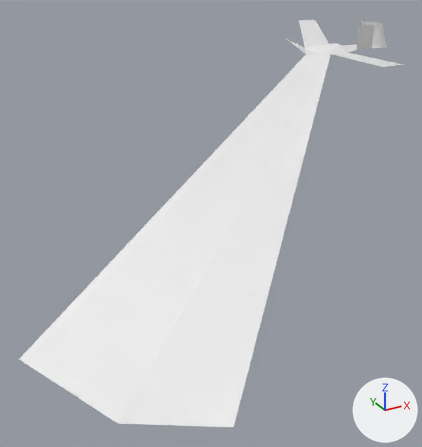
An edit to the Blender file Zeldo/Content/Meshes/Triangle.blend, drawn before and after from the same camera.
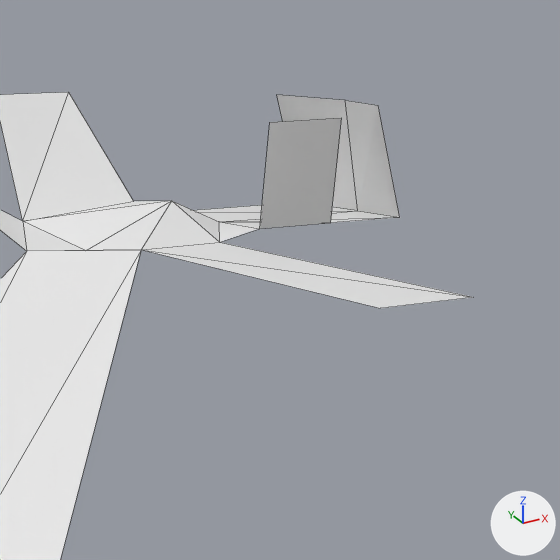
Each version is shown whole from a 50 mm lens placed at (-84.0, -104.1, 17.5), pointed at (-35.5, -15.9, -26.6), then close up on the part from 71% to 100% of the width and 0% to 27% of the height. Arrows for +X, +Y and +Z are at lower right; the lights stay in place. The close-ups show mesh edges as thin lines.
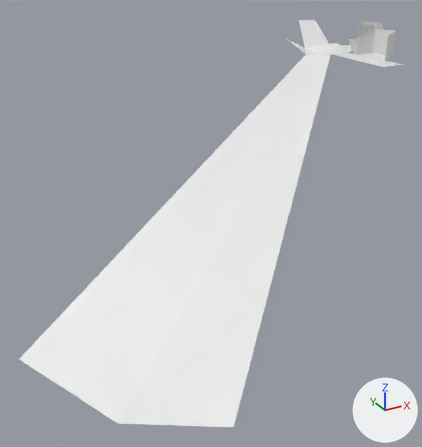
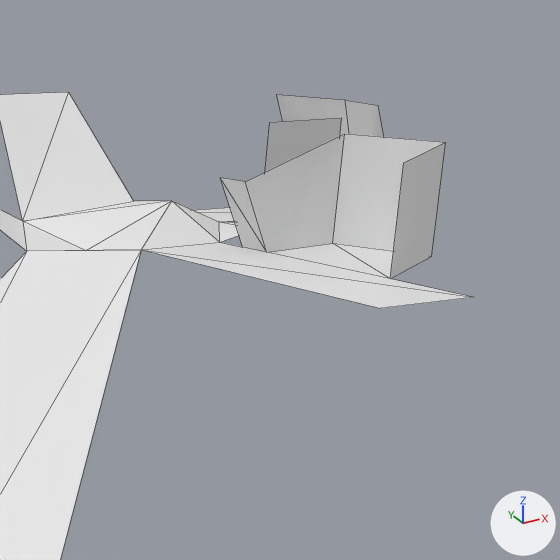
Pixel boxes [x1, y1, x2, y2] of what changed, in the close-ups (560 x 560 px):
```json
{"part": 1, "of": "me_plane", "change": "built on", "before": [144, 242, 471, 297], "after": [144, 134, 471, 297]}
```

The change, as JSON lines over the scene's bpy script:
```json
{"block": "me_plane", "where": "me_plane.from_pydata(...)  # 27 vertices, 26 faces; spans x -72.7..16.3, y -46.5..11.1, z -50.6..6.2"}
{"block": "me_plane", "where": "# used by ob_plane; location = (0.0, 0.0, 0.0)"}
{"block": "me_plane", "where": "# verts and faces of me_plane; kept vertices keep their numbers, new ones are numbered from 27"}
{"block": "me_plane", "where": "# before: 4 (0.0, -4.0, 0.5) at pixel (141, 249), 8 (4.7, -4.0, 0.6) at pixel (219, 242), 13 (3.6, -21.1, 0.3)"}
{"block": "me_plane", "change": "me_plane part 1"}
{"op": "add", "block": "me_plane", "code": "delete_faces([(4, 13, 8)])"}
{"op": "add", "block": "me_plane", "code": "verts[27] = (4.0, -15.9, 0.4)  # pixel (390, 278)"}
{"op": "add", "block": "me_plane", "code": "verts[28] = (4.5, -7.5, 0.5)  # pixel (266, 252)"}
{"op": "add", "block": "me_plane", "code": "verts[29] = (7.7, -8.3, 0.8)  # pixel (332, 243)"}
{"op": "add", "block": "me_plane", "code": "verts[30] = (7.7, -14.5, 0.9)  # pixel (431, 256)"}
{"op": "add", "block": "me_plane", "code": "verts[31] = (4.0, -15.9, 5.2)  # pixel (403, 162)"}
{"op": "add", "block": "me_plane", "code": "verts[32] = (2.8, -7.5, 3.7)  # pixel (245, 181)"}
{"op": "add", "block": "me_plane", "code": "verts[33] = (7.7, -8.3, 5.6)  # pixel (344, 133)"}
{"op": "add", "block": "me_plane", "code": "verts[34] = (7.7, -14.5, 5.8)  # pixel (445, 142)"}
{"op": "add", "block": "me_plane", "code": "verts[35] = (4.6, -5.8, 0.5)  # pixel (242, 247)"}
{"op": "add", "block": "me_plane", "code": "verts[36] = (3.0, -5.5, 3.7)  # pixel (220, 177)"}
{"op": "add", "block": "me_plane", "code": "faces += [(4, 13, 27, 28, 35, 8), (27, 29, 28), (27, 30, 29), (29, 30, 34, 33), (27, 31, 34, 30), (28, 29, 33, 32)]"}
{"op": "add", "block": "me_plane", "code": "faces += [(28, 36, 35), (28, 32, 36)]"}
```
